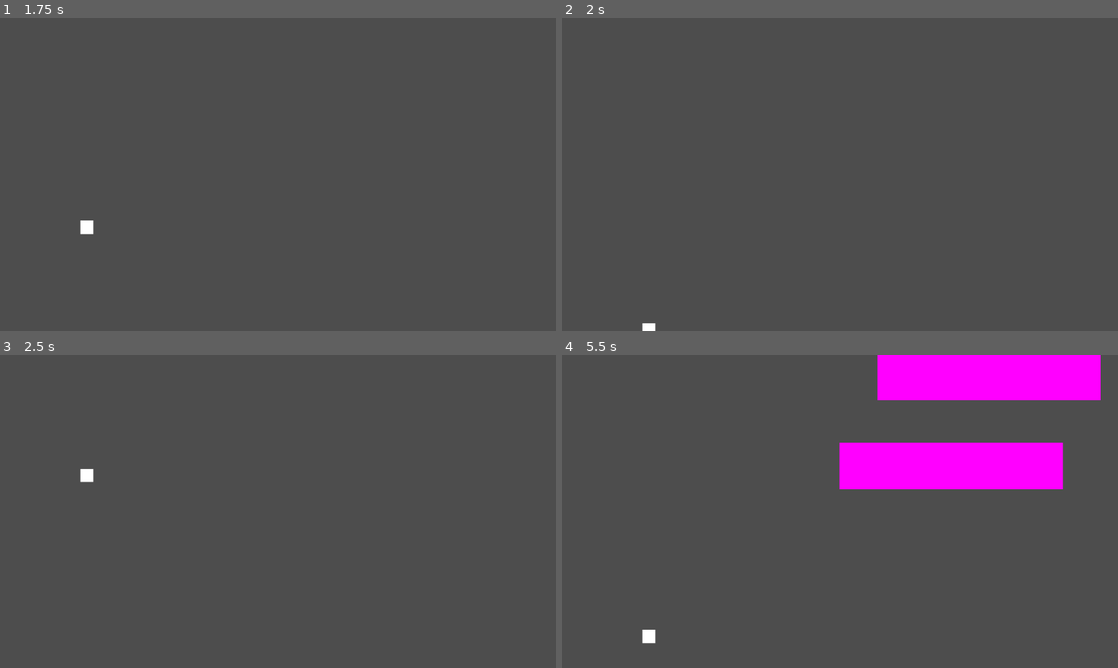
Above: before the commit, frames 1-4 (two rows, left to right).
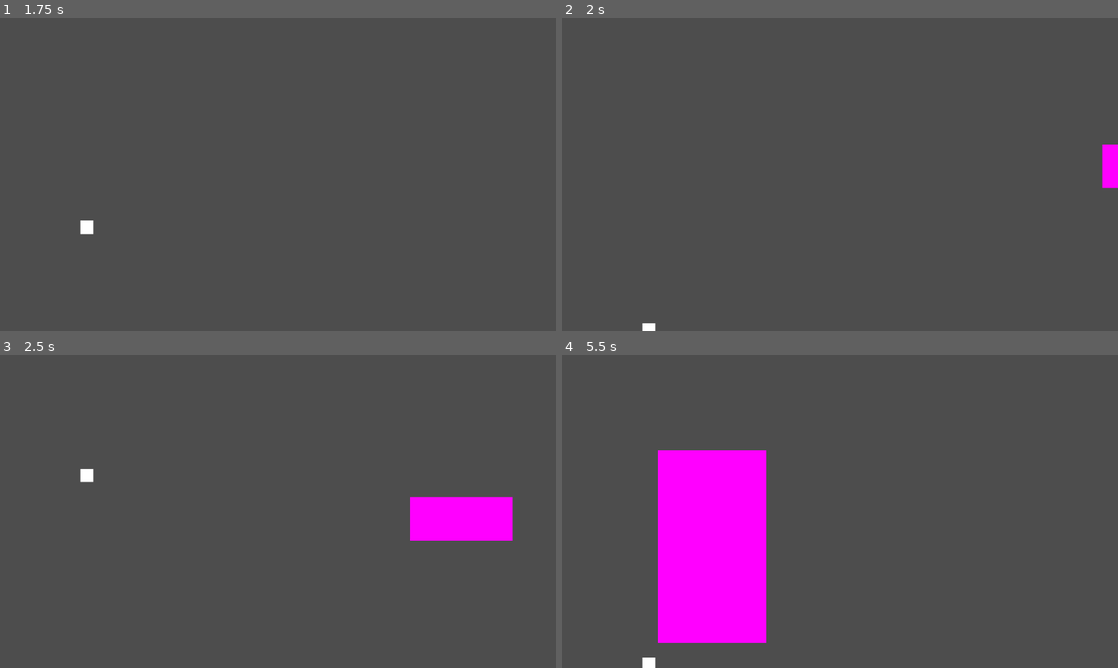
Above: after the commit, the same moments.

Repository: mauro-vb/mobile-game-project
Game: Godot game, scene res://scenes/main.tscn
Same seed, same stepped clock (60 frames per second), same inputs: the game is played once before the commit and once after it.
Inputs:
- Up to frame 1 (1.75 s): tap Enter at 0.5 s; hold Up (up) 0.53-1.28 s; hold Down (down) from 1.28 s (still down)
- Up to frame 2 (2 s): keep holding Down (down)
- Up to frame 3 (2.5 s): release Down (down) at 2.03 s; hold Up (up) from 2.03 s (still down)
- Up to frame 4 (5.5 s): release Up (up) at 3.53 s; hold Down (down) from 3.53 s (still down)

Frame 1 is identical in both runs. In frame 2, 0.4% of the frame differs, in the area x 97-100%, y 40-55%; in frame 3, 2.6%; in frame 4, 24%, in the area x 14-97%, y 0-100%.

Commit message:
Added chasing platform & got malte ready to work on code

Diff:
--- a/scenes/obstacles/big_spiked_platform.tscn
+++ b/scenes/obstacles/big_spiked_platform.tscn
@@ -1,6 +1,6 @@
 [gd_scene load_steps=9 format=3 uid="uid://b750gftq6onpm"]
 
-[ext_resource type="Script" path="res://scripts/spiked_platform.gd" id="1_8th7q"]
+[ext_resource type="Script" path="res://scripts/big_platform.gd" id="1_syn3p"]
 [ext_resource type="Shader" path="res://shaders/flash.gdshader" id="2_3d2ax"]
 [ext_resource type="Script" path="res://scripts/components/hitbox_component.gd" id="3_0svia"]
 [ext_resource type="Script" path="res://scripts/components/health_component.gd" id="4_05oym"]
@@ -20,8 +20,7 @@
 size = Vector2(251, 444)
 
 [node name="BigSpikedPlatform" type="Node2D" node_paths=PackedStringArray("bounce_area", "hurt_area")]
-script = ExtResource("1_8th7q")
-base_speed = 6
+script = ExtResource("1_syn3p")
 bounce_area = NodePath("BounceArea")
 hurt_area = NodePath("HurtArea")
 
--- /dev/null
+++ b/scenes/obstacles/chasing_platform.tscn
@@ -0,0 +1,57 @@
+[gd_scene load_steps=10 format=3 uid="uid://61gj5xllewqi"]
+
+[ext_resource type="Script" path="res://scripts/chasing_platform.gd" id="1_j3vvl"]
+[ext_resource type="Script" path="res://scripts/components/hitbox_component.gd" id="2_krtr0"]
+[ext_resource type="Script" path="res://scripts/components/health_component.gd" id="3_r1rfj"]
+[ext_resource type="Shader" path="res://shaders/flash.gdshader" id="4_di3et"]
+
+[sub_resource type="ShaderMaterial" id="ShaderMaterial_qwqnj"]
+resource_local_to_scene = true
+shader = ExtResource("4_di3et")
+shader_parameter/color = null
+shader_parameter/flashState = 0.0
+
+[sub_resource type="PlaceholderTexture2D" id="PlaceholderTexture2D_hcthe"]
+
+[sub_resource type="RectangleShape2D" id="RectangleShape2D_rbdx6"]
+size = Vector2(6.5, 97.5)
+
+[sub_resource type="RectangleShape2D" id="RectangleShape2D_8m0fp"]
+size = Vector2(48.5, 99)
+
+[sub_resource type="RectangleShape2D" id="RectangleShape2D_6jqpm"]
+size = Vector2(233.75, 99.5)
+
+[node name="ChasingPlatform" type="Node2D" node_paths=PackedStringArray("bounce_area", "hurt_area")]
+script = ExtResource("1_j3vvl")
+bounce_area = NodePath("BounceArea")
+hurt_area = NodePath("HurtArea")
+
+[node name="TempSprite" type="Sprite2D" parent="."]
+material = SubResource("ShaderMaterial_qwqnj")
+position = Vector2(1.99997, 1.24999)
+scale = Vector2(235.5, 100.5)
+texture = SubResource("PlaceholderTexture2D_hcthe")
+
+[node name="HurtArea" type="Area2D" parent="."]
+
+[node name="CollisionShape2D" type="CollisionShape2D" parent="HurtArea"]
+position = Vector2(-119, 0.749996)
+shape = SubResource("RectangleShape2D_rbdx6")
+debug_color = Color(0.929412, 0.219608, 0.384314, 0.419608)
+
+[node name="CollisionShape2D2" type="CollisionShape2D" parent="HurtArea"]
+position = Vector2(143.5, -3.8147e-06)
+shape = SubResource("RectangleShape2D_8m0fp")
+debug_color = Color(0.905882, 0.278431, 0.321569, 0.419608)
+
+[node name="BounceArea" type="Area2D" parent="." node_paths=PackedStringArray("health_component")]
+script = ExtResource("2_krtr0")
+health_component = NodePath("../PlatformHealth")
+
+[node name="CollisionShape2D" type="CollisionShape2D" parent="BounceArea"]
+position = Vector2(-0.25, 0.499996)
+shape = SubResource("RectangleShape2D_6jqpm")
+
+[node name="PlatformHealth" type="Node2D" parent="."]
+script = ExtResource("3_r1rfj")
--- /dev/null
+++ b/scripts/big_platform.gd
@@ -0,0 +1 @@
+extends SpikedPlatform
--- /dev/null
+++ b/scripts/chasing_platform.gd
@@ -0,0 +1,18 @@
+extends SpikedPlatform
+
+@export var chase_speed: int = 2
+
+@onready var player = get_tree().get_nodes_in_group("player")[0]
+
+var delay = 15
+
+func _physics_process(_delta):
+	#var decelerate = func(): velocity.y = lerp(velocity.y, 0.0, .05)
+	super(_delta)
+	var player_y = player.position.y
+
+
+	if player_y + delay > position.y:
+		position.y += chase_speed
+	elif player_y + delay < position.y:
+		position.y -= chase_speed
--- a/scripts/obstacle_gen.gd
+++ b/scripts/obstacle_gen.gd
@@ -1,16 +1,18 @@
 extends Node2D
-
+var test = "test"
 
 const SPAWN_LINE_X = GameParameters.WINDOW_WIDTH *2
 
 var obstacle_dict := {"basic": preload("res://scenes/obstacles/basic_platform.tscn"),
-					"big": preload("res://scenes/obstacles/big_spiked_platform.tscn")}
+					"big": preload("res://scenes/obstacles/big_spiked_platform.tscn"),
+					"chasing":preload("res://scenes/obstacles/chasing_platform.tscn")
+					}
 
 var consumable_dict:= {"test":preload("res://scenes/consumables/slow_down_consumable.tscn")}
 
 
 func _ready():
-	spawn_consumable("test")
+	spawn_obstacle("chasing")
 
 
 # Called every frame. 'delta' is the elapsed time since the previous frame.
@@ -30,10 +32,13 @@
 
 func _on_timer_timeout():
 	var mid = GameParameters.WINDOW_HEIGHT / 2
-	if randf() > .5:
+	var rand = randf()
+	if rand <= .33:
 		spawn_obstacle("big", randi_range(30, GameParameters.WINDOW_HEIGHT-30))
+	elif rand > .66:
+		spawn_tunnel()
 	else:
-		spawn_tunnel()
+		spawn_obstacle("chasing", randi_range(30, GameParameters.WINDOW_HEIGHT-30))
 	$Timer.wait_time = 2+randf()
 
 func pause(t):
--- a/scripts/player.gd
+++ b/scripts/player.gd
@@ -11,6 +11,9 @@
 var set_flash_state = func(v): sprite.material.set_shader_parameter("flashState", v)
 
 @onready var sprite = $TempSprite
+
+func _ready():
+	add_to_group("player")
 
 func wants_move_up():
 	return Input.is_action_pressed("up")
--- /dev/null
+++ b/scripts/score.gd
@@ -0,0 +1,3 @@
+extends Label
+
+var score = 0
Binary file added: assets/ethnocentric rg.otf
Not shown, added: assets/ethnocentric rg.otf.import
Not shown: 1 places in scenes/spikes.tscn that only renumber resources
